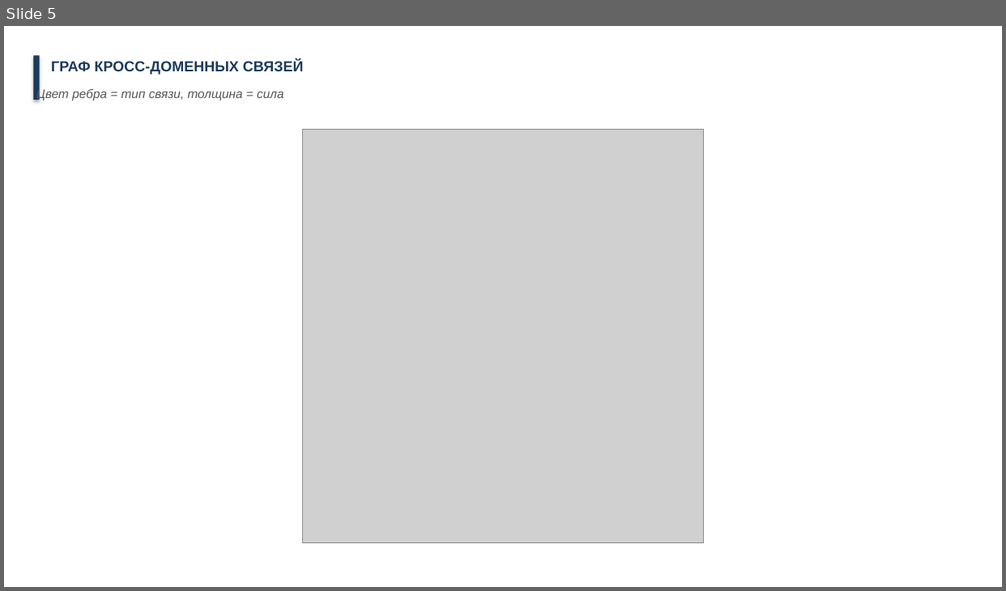
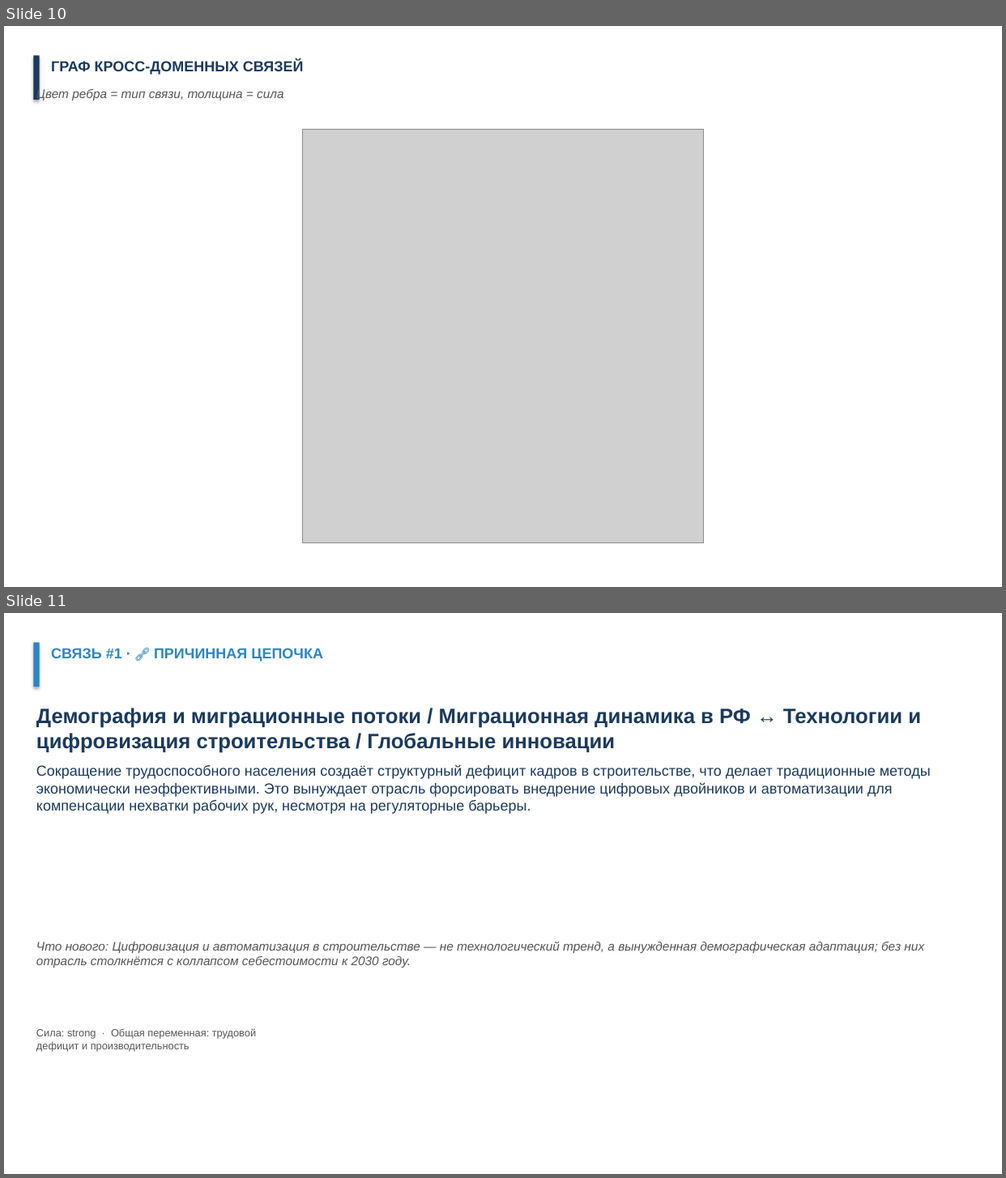
Before and after one commit to druzhkin/smart-report, a slide deck: reports/20260415-world-trends-housing.pptx. Shown one above the other, each under a label of ours: slide 5 before the commit, slides 10 and 11 after it. The pictures are 1006x591 and 1006x1178 pixels, drawn with LibreOffice and Linux fonts; fonts in the diff are those of the drawing; grey boxes stand for pictures. Boxes give left, top, right and bottom in pixels: in the first picture for what was removed or moved away, otherwise in the second. Text is boxed around its words. In the diff, an @@ line names an element or a change of style, - is before the commit and + after.

```diff
--- a/reports/20260415-world-trends-housing.pptx
+++ b/reports/20260415-world-trends-housing.pptx
@@ slide 11 added at bbox=[4, 613, 1002, 1174], background #FFFFFF @@
@@ rectangle added at bbox=[33, 642, 39, 687], fill #2E86C1 @@
@@ text added at bbox=[51, 648, 323, 662], 14 pt, text #2E86C1, bold @@
+СВЯЗЬ #1 · 🔗 ПРИЧИННАЯ ЦЕПОЧКА
@@ text added at bbox=[36, 708, 921, 753], 20 pt, text #1B3A5C, bold @@
+Демография и миграционные потоки / Миграционная динамика в РФ ↔ Технологии и цифровизация строительства / Глобальные инновации
@@ text added at bbox=[36, 764, 931, 814], 14 pt, text #1B3A5C @@
+Сокращение трудоспособного населения создаёт структурный дефицит кадров в строительстве, что делает традиционные методы экономически неэффективными. Это вынуждает отрасль форсировать внедрение цифровых двойников и автоматизации для компенсации нехватки рабочих рук, несмотря на регуляторные барьеры.
@@ text added at bbox=[36, 942, 924, 968], 12 pt, text #555555, italic @@
+Что нового: Цифровизация и автоматизация в строительстве — не технологический тренд, а вынужденная демографическая адаптация; без них отрасль столкнётся с коллапсом себестоимости к 2030 году.
@@ text added at bbox=[36, 1029, 256, 1052], 10 pt, text #555555 @@
+Сила: strong · Общая переменная: трудовой дефицит и производительность
@@ what was slide 5 is now slide 10 @@
```
Also in this commit, not shown: 3 slides changed, 8 other slides added, 1 slide removed, 9 other files.
